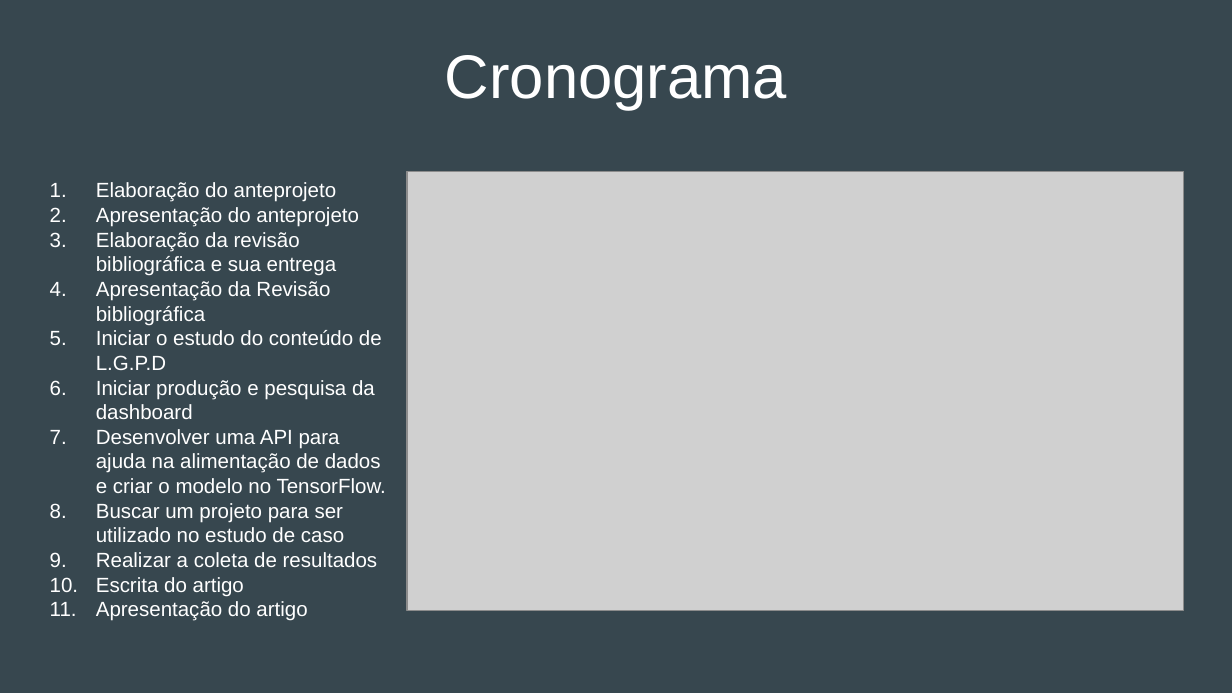
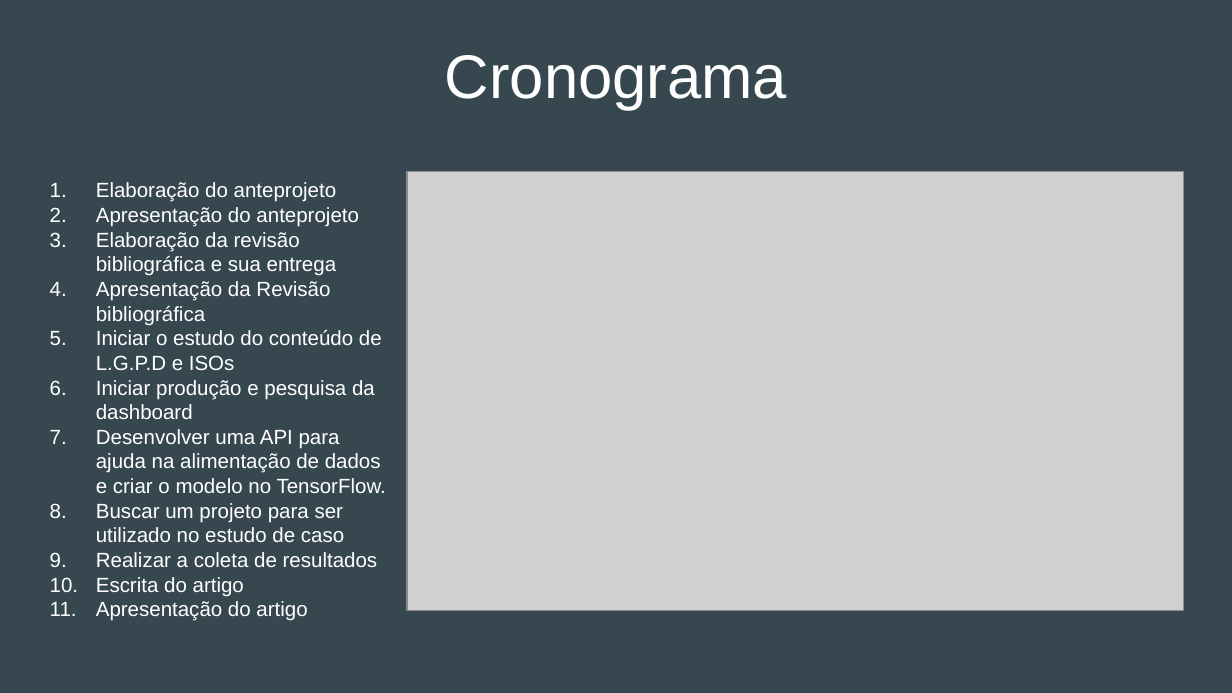
Before and after one commit to Dom-Juan/TCC-I, a slide deck: slide 8 of Apresentação do anteprojeto.pptx. Drawn at 1232x693 pixels with LibreOffice and Linux fonts; fonts in the diff are those of the drawing; grey boxes stand for pictures. Boxes give left, top, right and bottom in pixels: in the first picture for what was removed or moved away, otherwise in the second. Text is boxed around its words. In the diff, an @@ line names an element or a change of style, - is before the commit and + after.

```diff
--- a/Apresentação do anteprojeto.pptx
+++ b/Apresentação do anteprojeto.pptx
@@ text at box(96, 330, 382, 370): text changed @@
-5. Iniciar o estudo do conteúdo de L.G.P.D
+5. Iniciar o estudo do conteúdo de L.G.P.D e ISOs
```
Also in this commit, not shown: 3 other slides changed, 3 other files.
